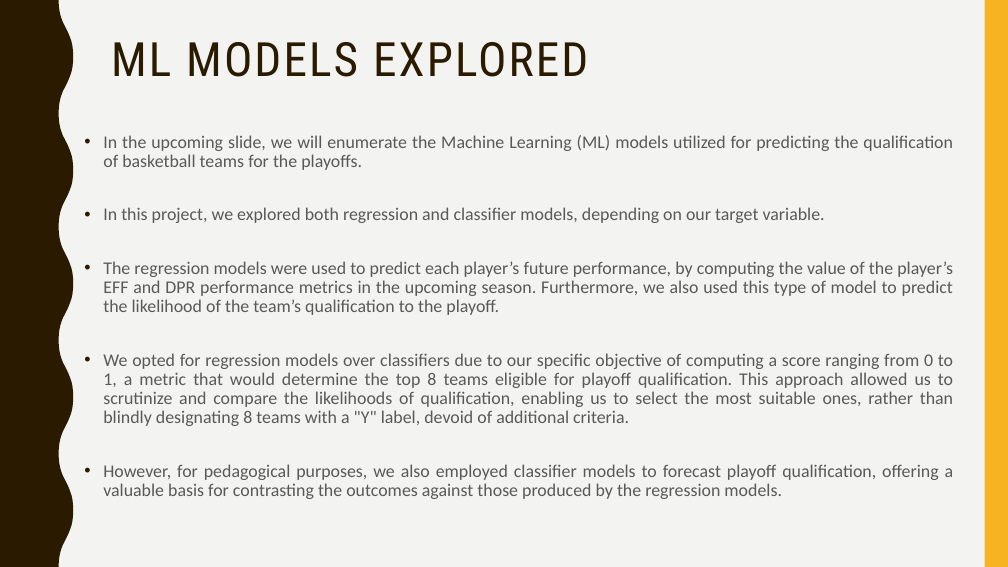
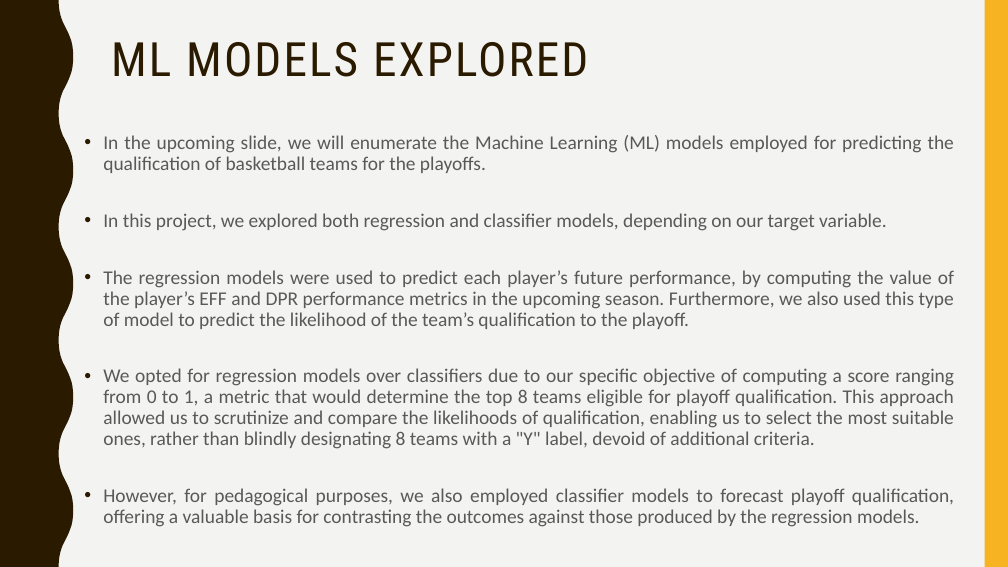
Before and after one commit to afs202005277/AC, a slide deck: slide 26 of ppt projeto.pptx. Drawn at 1008x567 pixels with LibreOffice and Linux fonts; fonts in the diff are those of the drawing. Boxes give left, top, right and bottom in pixels: in the first picture for what was removed or moved away, otherwise in the second. Text is boxed around its words. In the diff, an @@ line names an element or a change of style, - is before the commit and + after.

```diff
--- a/ppt projeto.pptx
+++ b/ppt projeto.pptx
@@ text at [103,135,954,173]: text changed; size 17 to 18.5 pt @@
-• In the upcoming slide, we will enumerate the Machine Learning (ML) models utilized for predicting the qualification of basketball teams for the playoffs.
+• In the upcoming slide, we will enumerate the Machine Learning (ML) models employed for predicting the qualification of basketball teams for the playoffs.
@@ text at [103,213,954,527]: size 17 to 18.5 pt in "In this project, we explored both regression ...", "The regression models were used to predict ...", "We opted for regression models over classifiers ...", "However, for pedagogical purposes, we also employed ..." @@
```
Also in this commit, not shown: 17 other slides changed, 2 other files.
